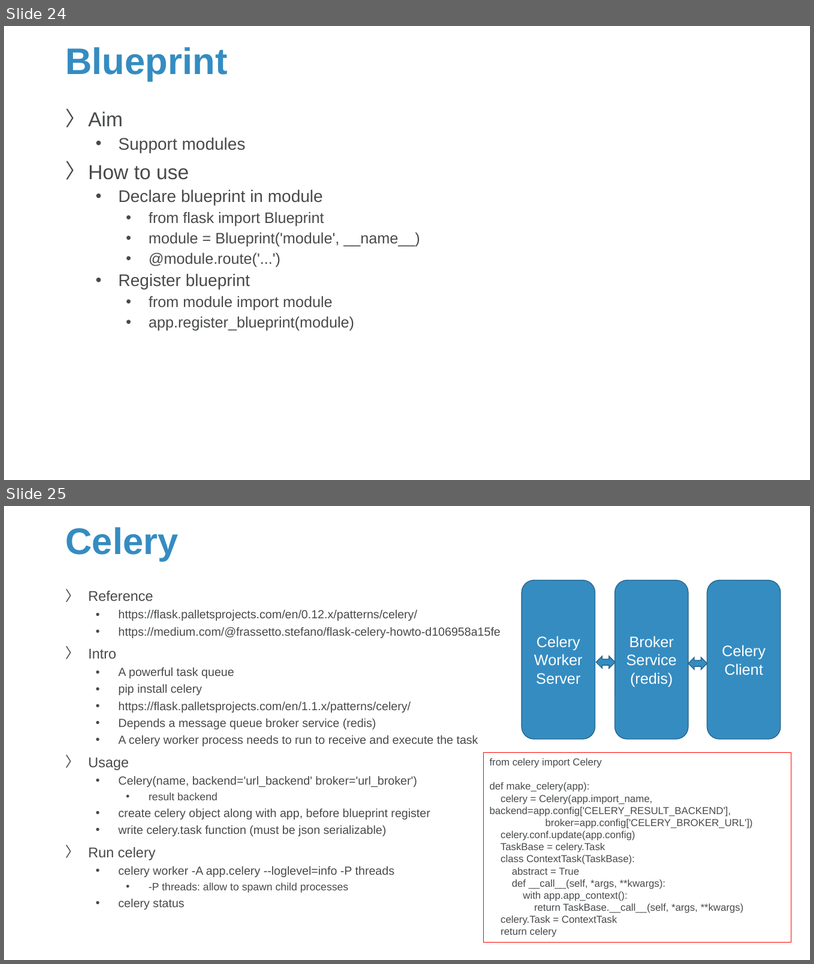
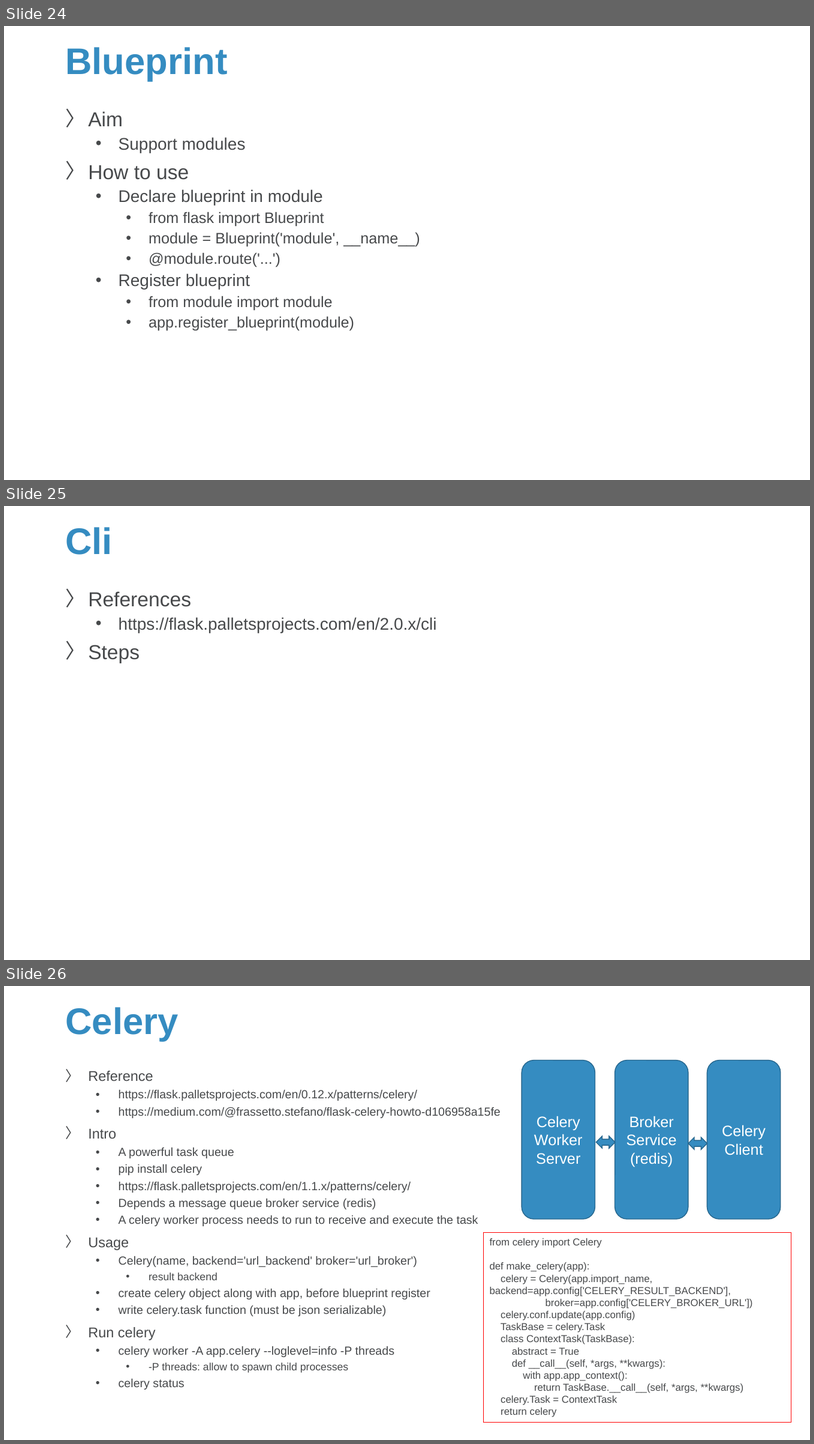
Before and after one commit to Sparks-Lu/TechNotes, a slide deck: Web/Flask-Notes.pptx. Shown one above the other, each under a label of ours: slides 24 and 25 before the commit, slides 24, 25 and 26 after it. The pictures are 814x964 and 814x1444 pixels, drawn with LibreOffice and Linux fonts; fonts in the diff are those of the drawing; background and template pictures are left out. Boxes give left, top, right and bottom in pixels: in the first picture for what was removed or moved away, otherwise in the second. Text is boxed around its words. In the diff, an @@ line names an element or a change of style, - is before the commit and + after.

```diff
--- a/Web/Flask-Notes.pptx
+++ b/Web/Flask-Notes.pptx
@@ slide 25 added at [4,506,810,960], background picture (left out) @@
@@ title added at [65,527,113,555], 44 pt, text #358CC1, bold @@
+Cli
@@ text added at [88,591,437,663], 20 pt, text #47494B @@
+〉 References
+  • https://flask.palletsprojects.com/en/2.0.x/cli
+〉 Steps
@@ what was slide 25 is now slide 26 @@
```
Also in this commit, not shown: 1 slide changed, 2 other slides added, 5 other files.
